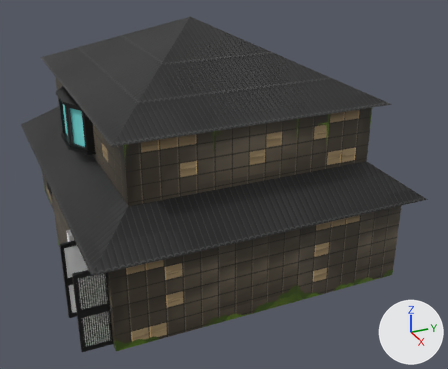
The FBX model Assets/FBX/Buldings/House_Mei.fbx, before and after one commit.
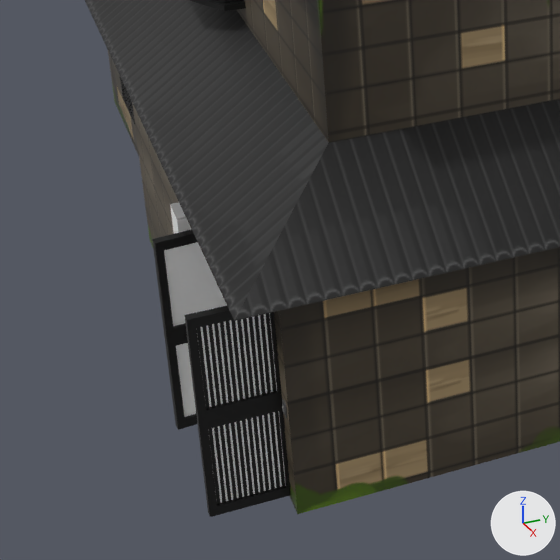
Each version is shown whole from a 50 mm lens placed at (21.38, -8.28, 12.4), pointed at (1.37, 0.72, 2.39), then close up on the part from 0% to 49% of the width and 41% to 100% of the height. Every picture has the same lights, and +X, +Y and +Z are marked at lower right. Where no turn or scale is listed for an object, it has been applied to the vertices. Vertices at the same position are counted once.

Objects in the first close-up: 'A2', 'A3', 'Cube.058', 'Cube.078'.
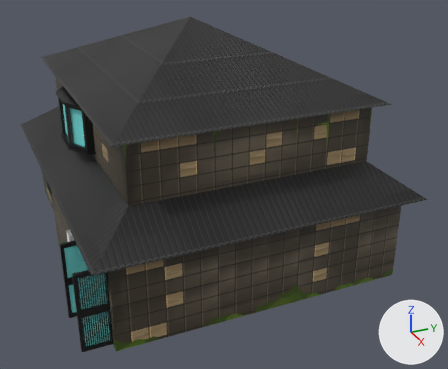
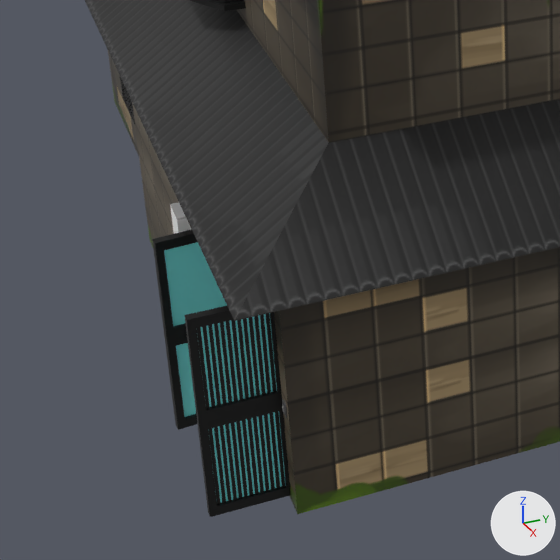
Commit message: Mei house

Edits to the scene script, one JSON object a line:
```json
{"block": "me_cube_077", "where": "me_cube_077.from_pydata(...)  # 252 vertices, 198 faces; spans x 5.93..6.04, y -6.06..-5.03, z 0.06..2.78"}
{"block": "me_cube_077", "where": "# used by ob_cube_078; location = (0.0, 0.0, 0.0)"}
{"block": "me_cube_077", "change": "me_cube_077 part 2: 4 of the faces centred in x 5.98..6.0, y -5.55, z 0.74..2.1 switch from mat_house3 (picture img_mei_watanabe_png) to mat_glass (cyan #7be7e6)"}
{"block": "me_cube_152", "where": "me_cube_152.from_pydata(...)  # 396 vertices, 298 faces; spans x 4.01..4.21, y -6.06..-5.03, z 0.06..2.78"}
{"block": "me_cube_152", "where": "# used by ob_cube_058; location = (0.0, 0.0, 0.0)"}
{"block": "me_cube_152", "change": "me_cube_152 part 1: 4 of the faces centred in x 4.1..4.12, y -5.55, z 0.74..2.1 switch from mat_house3 (picture img_mei_watanabe_png) to mat_glass (cyan #7be7e6)"}
```

Location of each change, (x1, y1, x2, y2) in pixels of the close-ups (560 x 560 px):
```json
{"part": 1, "of": "me_cube_152", "change": "recoloured", "before": [164, 242, 227, 417], "after": [164, 242, 227, 417], "on screen": "grey to cyan"}
{"part": 2, "of": "me_cube_077", "change": "recoloured", "before": [198, 313, 286, 503], "after": [198, 313, 286, 503], "on screen": "grey to cyan"}
```
